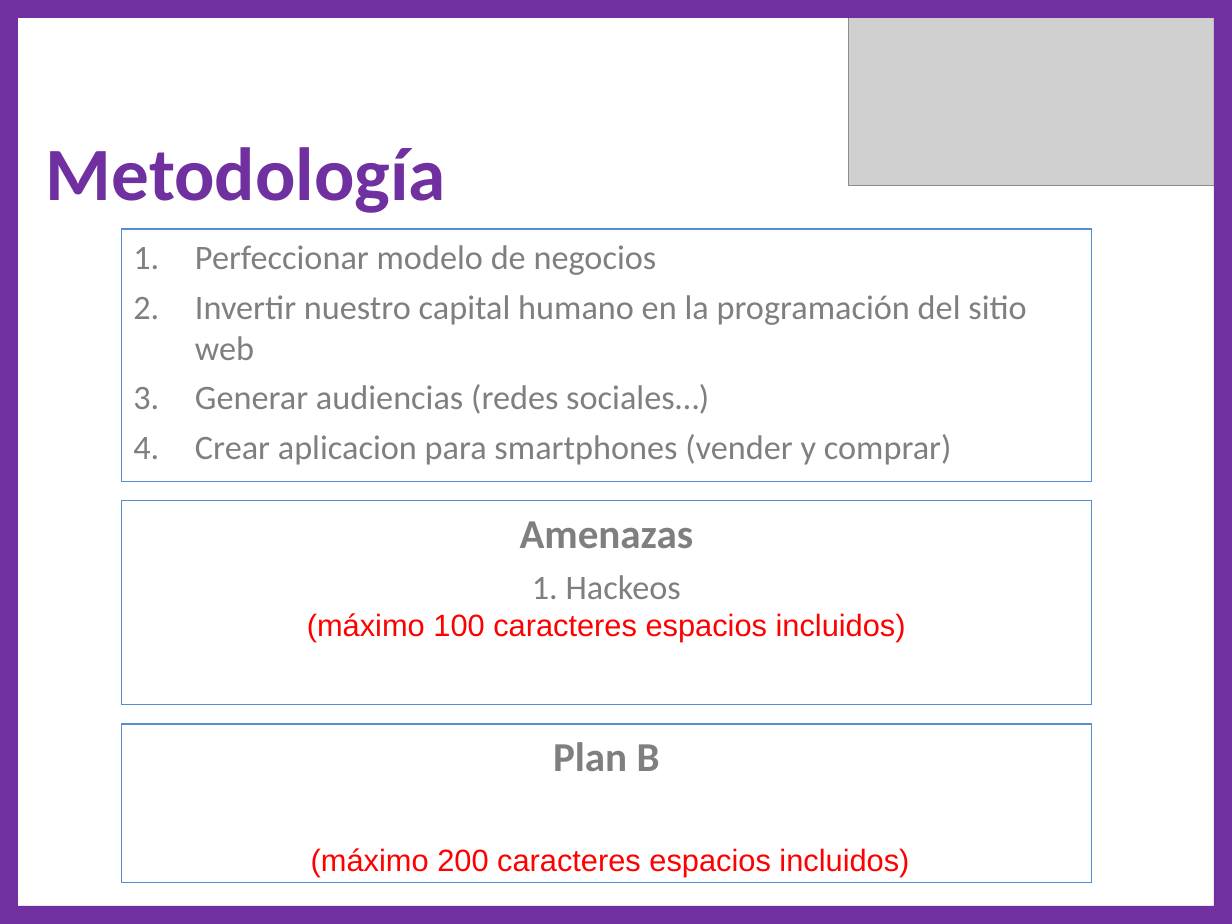
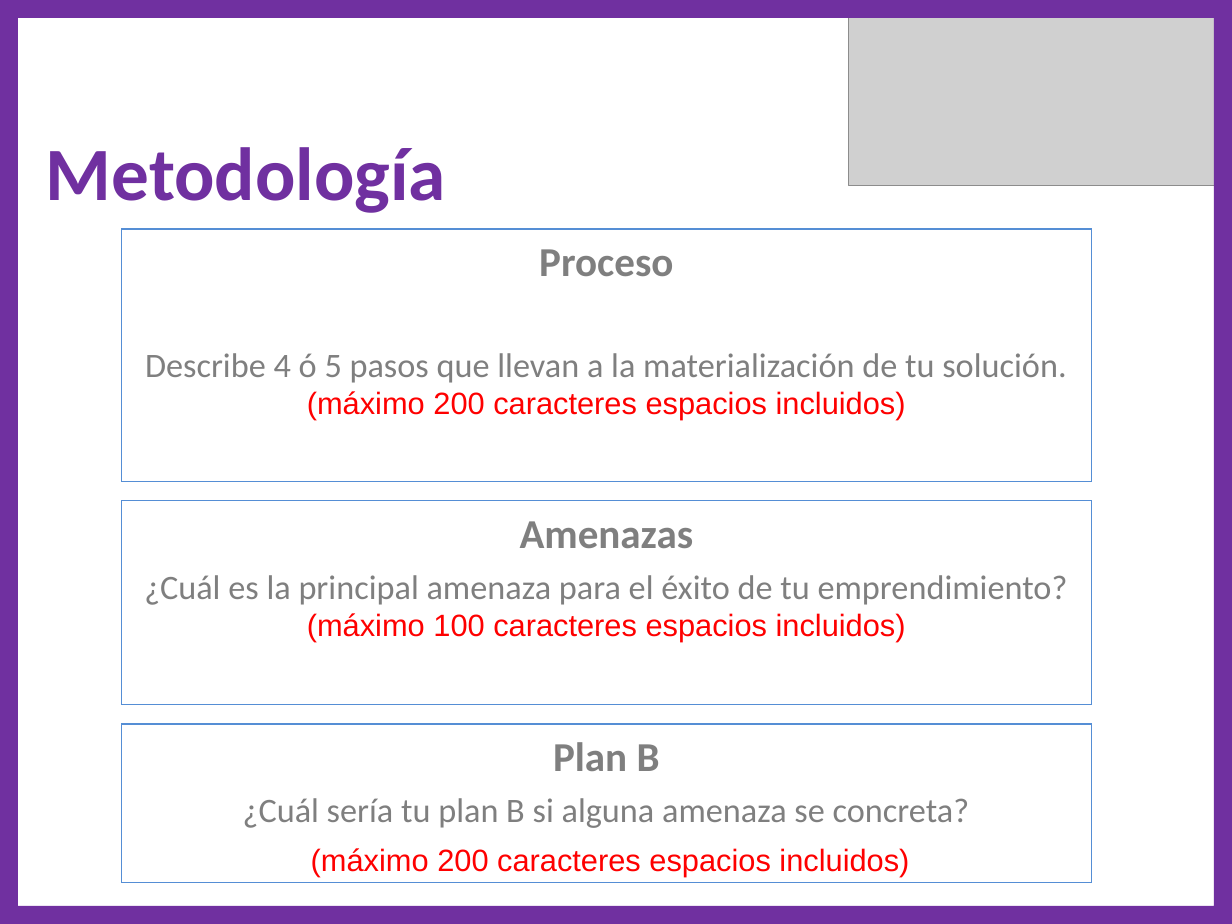
Before and after one commit to gslopez/proyectoSeba, a slide deck: slide 4 of InnovaChile/Postulación/Postulación 1.0.ppt. Drawn at 1232x924 pixels with LibreOffice and Linux fonts; fonts in the diff are those of the drawing; grey boxes stand for pictures. Boxes give left, top, right and bottom in pixels: in the first picture for what was removed or moved away, otherwise in the second. Text is boxed around its words. In the diff, an @@ line names an element or a change of style, - is before the commit and + after.

```diff
--- a/InnovaChile/Postulación/Postulación 1.0.ppt
+++ b/InnovaChile/Postulación/Postulación 1.0.ppt
@@ text in rectangle at (145, 249, 1066, 420): text changed @@
-1. Perfeccionar modelo de negocios
-2. Invertir nuestro capital humano en la programación del sitio web
-3. Generar audiencias (redes sociales…)
-4. Crear aplicacion para smartphones (vender y comprar)
+Proceso
+Describe 4 ó 5 pasos que llevan a la materialización de tu solución.
+(máximo 200 caracteres espacios incluidos)
@@ text in rectangle at (144, 575, 1068, 605): text changed @@
-1. Hackeos
+¿Cuál es la principal amenaza para el éxito de tu emprendimiento?
@@ text in rectangle at (243, 798, 969, 828): paragraph added @@
+¿Cuál sería tu plan B si alguna amenaza se concreta?
```
Also in this commit, not shown: 1 other slide changed, 2 slides added, 2 slides removed, 2 other files.
